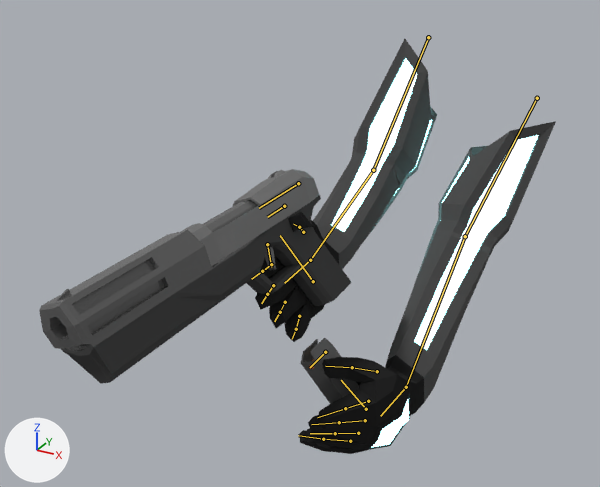
What one commit did to the Blender file Assets/weapons/in-progress/auto10wArms.blend.
Both versions are drawn from a 50 mm lens placed at (13.7, -56.4, 9.7), pointed at (-7.9, -17.1, -9.9). Arrows for +X, +Y and +Z are at lower left; the lights stay in place. Both versions are drawn at frame 13 of the action 'ViewmodelArmatureAction'; the numbers are the values there. The bones that bend it are drawn over the model as lines.

Names of what the first picture shows: 'Arms', 'gun'.
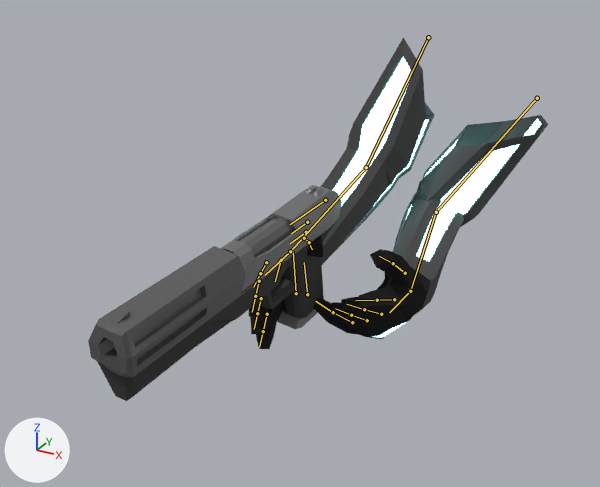
Changed parts and their boxes (x1, y1, x2, y2) in the pictures (600 x 487 px):
'Arms', posed (25% shorter)
    before: (255, 39, 556, 454)
    after: (249, 37, 548, 349)
'gun', posed
    before: (39, 169, 359, 404)
    after: (88, 185, 342, 401)
bone 'mag', root to tip
    before: (366, 409) to (341, 380)
    after: (307, 294) to (304, 262)

The change in detail:
Bone 'mag' (bone_mag) moves from (-0.556, -5.099, 2.582) to (0.0, 0.0, 0.0).
Bone 'HandIK.L' (bone_handik_l) moves from (0.03, -2.09, -0.89) to (0.84, -1.98, -0.19).
Bone 'HandIK.R' (bone_handik_r) moves from (-0.06, -1.27, 0.57) to (-0.08, -0.99, 0.74).
Bone 'HandIK.R' (bone_handik_r) turns from (65, 10, 1) to (35, 5, 1) degrees about its own x, y and z.
Bone 'ElbowIK.L' (bone_elbowik_l) moves from (-1.62, -3.79, 3.62) to (-0.68, -3.68, 3.87).
